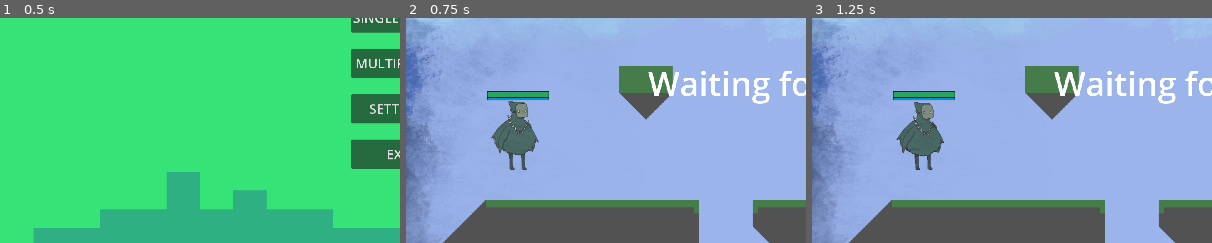
Above: before the commit, frames 1-3 (left to right).
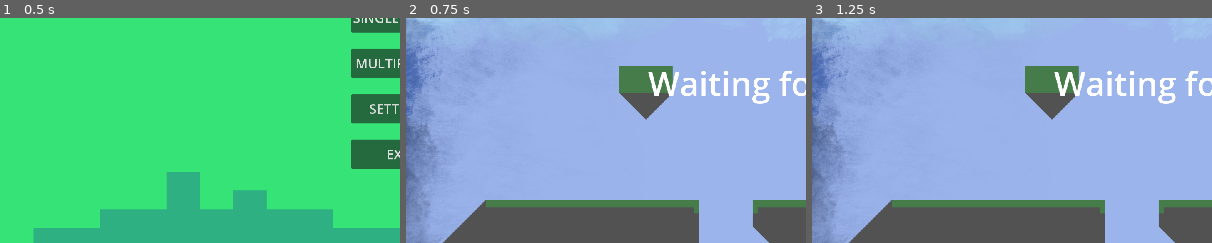
Above: after the commit, the same moments.

Repository: RealityGalaxy/Varis
Game: Godot game, scene res://scenes/menus/main_menu/main_menu.tscn
The game is run twice, just before and just after one commit, with the same random seed, the same clock (stepped at 60 frames per second) and the same inputs. The engine's default icon, where the game draws it, is replaced by a stand-in: a white triangle on a blue panel in a dark square.
Inputs:
- Up to frame 1 (0.5 s): no input
- Up to frame 2 (0.75 s): click "SINGLEPLAYER" at 0.5 s
- Up to frame 3 (1.25 s): no input
The pictures show only the part of the screen within x 0-50%, y 37-87%; the shares and areas given below are measured in that part.

Frame 1 is identical in both runs. In frame 2, 2.5% of the frame differs, in the area x 20-36%, y 32-68%; in frame 3, 2.5%.
Error after the commit: Parse Error: Too few arguments for "earth_basic()" call. Expected at least 5 but received 4. (res://scenes/character/SpellManager.gd:12)

Commit message:
Particless (#19)
* fire/basic/rain added

* Fixed rain location Z=-1

* added two spells

* changed particles

* added last particles

---------

Co-authored-by: ovitoc <tocelisovidijus@gmail.com>
Co-authored-by: RealityGalaxy <54627442+RealityGalaxy@users.noreply.github.com>

Diff:
--- /dev/null
+++ b/Varis/scenes/Rain/Rain.tscn
@@ -0,0 +1,32 @@
+[gd_scene load_steps=4 format=3 uid="uid://dayfxbmtsuqrd"]
+
+[sub_resource type="Gradient" id="Gradient_vl5fy"]
+offsets = PackedFloat32Array(0, 0.639344, 0.942623, 1)
+colors = PackedColorArray(0.260017, 0.479397, 1, 1, 0.351598, 0.5131, 0.999993, 1, 0.570283, 0.68873, 1, 1, 1, 1, 1, 1)
+
+[sub_resource type="GradientTexture1D" id="GradientTexture1D_48s0s"]
+gradient = SubResource("Gradient_vl5fy")
+
+[sub_resource type="ParticleProcessMaterial" id="ParticleProcessMaterial_6r11w"]
+particle_flag_disable_z = true
+emission_shape = 3
+emission_box_extents = Vector3(1000, 1, 1)
+direction = Vector3(-1, 1, 0)
+spread = 0.0
+initial_velocity_min = 200.0
+initial_velocity_max = 300.0
+gravity = Vector3(0, 100, 0)
+scale_min = 2.0
+scale_max = 4.0
+color_ramp = SubResource("GradientTexture1D_48s0s")
+collision_mode = 2
+
+[node name="Rain" type="Node2D"]
+
+[node name="Rain and snow" type="GPUParticles2D" parent="."]
+z_index = -1
+amount = 2000
+process_material = SubResource("ParticleProcessMaterial_6r11w")
+lifetime = 10.0
+speed_scale = 2.0
+fixed_fps = 60
--- a/Varis/scenes/character/Character.gd
+++ b/Varis/scenes/character/Character.gd
@@ -206,6 +206,7 @@
 		emit_signal("health_changed", stats.current_health)
 		if stats.current_health < 0:
 			stats.current_health = 0
+			$CPUParticles2D.emitting = true
 	set_stats(player_num, inst_to_dict(stats))
 
 func increase_damage(amount: float):
--- a/Varis/scenes/character/SpellManager.gd
+++ b/Varis/scenes/character/SpellManager.gd
@@ -8,6 +8,10 @@
 			fire_basic(pos, mouse_position, player, spell)
 		'basic_air':
 			air_basic(pos, mouse_position, player, spell)
+		'basic_earth':
+			earth_basic(pos, mouse_position, player, spell)
+		'basic_water':
+			water_basic(pos, mouse_position, player, spell)
 		_:
 			print('weird shit happened : '+spell)
 
@@ -40,3 +44,25 @@
 	projectile.damage = SpellData.Spells[spell].base_damage * StatManager.get_player_stats(player_num).damage_multiplier
 	projectile.look_at(mouse_position)
 	$Projectiles.add_child(projectile)
+
+func water_basic(pos: Vector2, mouse_position: Vector2, player_num: int, shot_time: float, spell: String):
+	var projectile_scene: PackedScene = preload("res://scenes/projectiles/basic_water/basicwater.tscn")
+	var projectile = projectile_scene.instantiate()
+
+	projectile.position = pos
+	projectile.player = player_num
+	projectile.damage = SpellData.Spells[spell].base_damage * StatManager.get_player_stats(player_num).damage_multiplier
+	projectile.look_at(mouse_position)
+	projectile.sub_tick(Time.get_unix_time_from_system()-shot_time)
+	$Projectiles.add_child(projectile)
+
+func earth_basic(pos: Vector2, mouse_position: Vector2, player_num: int, shot_time: float, spell: String):
+	var projectile_scene: PackedScene = preload("res://scenes/projectiles/basic_earth/basicearth.tscn")
+	var projectile = projectile_scene.instantiate()
+
+	projectile.position = pos
+	projectile.player = player_num
+	projectile.damage = SpellData.Spells[spell].base_damage * StatManager.get_player_stats(player_num).damage_multiplier
+	projectile.look_at(mouse_position)
+	projectile.sub_tick(Time.get_unix_time_from_system()-shot_time)
+	$Projectiles.add_child(projectile)
--- a/Varis/scenes/character/char.tscn
+++ b/Varis/scenes/character/char.tscn
@@ -47,6 +47,10 @@
 
 [sub_resource type="RectangleShape2D" id="RectangleShape2D_uxo01"]
 size = Vector2(70, 271.667)
+
+[sub_resource type="Curve" id="Curve_xgln0"]
+_data = [Vector2(0, 1), 0.0, 0.0, 0, 0, Vector2(1, 0.296703), 0.0, 0.0, 0, 0]
+point_count = 2
 
 [node name="CharacterBody2D" type="CharacterBody2D"]
 position = Vector2(100, 100)
@@ -108,6 +112,20 @@
 [node name="CD5" type="Timer" parent="Cooldowns"]
 one_shot = true
 
+[node name="CPUParticles2D" type="CPUParticles2D" parent="."]
+emitting = false
+amount = 60
+lifetime = 2.0
+one_shot = true
+explosiveness = 1.0
+spread = 180.0
+gravity = Vector2(0, 0)
+initial_velocity_min = 100.0
+initial_velocity_max = 200.0
+scale_amount_min = 3.0
+scale_amount_max = 6.0
+scale_amount_curve = SubResource("Curve_xgln0")
+
 [node name="Dash" type="Timer" parent="Cooldowns"]
 one_shot = true
 
--- a/Varis/scenes/multiplayer/MultiplayerSpawner.gd
+++ b/Varis/scenes/multiplayer/MultiplayerSpawner.gd
@@ -7,6 +7,7 @@
 	spawn_function = spawnPlayer
 	if is_multiplayer_authority():
 		spawn(1)
+		spawn(2)
 
 		multiplayer.peer_connected.connect(spawn)
 		multiplayer.peer_disconnected.connect(removePlayer)
--- a/Varis/scenes/projectiles/basic_air/basicair.tscn
+++ b/Varis/scenes/projectiles/basic_air/basicair.tscn
@@ -1,7 +1,31 @@
-[gd_scene load_steps=4 format=3 uid="uid://dllddisk8kbei"]
+[gd_scene load_steps=9 format=3 uid="uid://dllddisk8kbei"]
 
 [ext_resource type="Script" path="res://scenes/projectiles/Projectile.gd" id="1_w5o2c"]
 [ext_resource type="Texture2D" uid="uid://c380wvdmmtcf2" path="res://icon.svg" id="2_1a1wd"]
+
+[sub_resource type="Gradient" id="Gradient_dhmav"]
+colors = PackedColorArray(1, 0.882246, 0.862196, 1, 1, 1, 0, 1)
+
+[sub_resource type="GradientTexture1D" id="GradientTexture1D_um1rk"]
+gradient = SubResource("Gradient_dhmav")
+
+[sub_resource type="Curve" id="Curve_w471n"]
+_data = [Vector2(0, 1), 0.0, 0.0, 0, 0, Vector2(1, 0.241758), 0.0, 0.0, 0, 0]
+point_count = 2
+
+[sub_resource type="CurveTexture" id="CurveTexture_ek6uv"]
+curve = SubResource("Curve_w471n")
+
+[sub_resource type="ParticleProcessMaterial" id="ParticleProcessMaterial_xd4ii"]
+lifetime_randomness = 0.5
+particle_flag_disable_z = true
+emission_shape = 1
+emission_sphere_radius = 12.0
+gravity = Vector3(0, 0, 0)
+scale_min = 0.5
+scale_max = 2.0
+scale_curve = SubResource("CurveTexture_ek6uv")
+color_ramp = SubResource("GradientTexture1D_um1rk")
 
 [sub_resource type="RectangleShape2D" id="RectangleShape2D_h0u77"]
 size = Vector2(87.5, 23.5)
@@ -10,6 +34,14 @@
 collision_layer = 7
 collision_mask = 7
 script = ExtResource("1_w5o2c")
+
+[node name="GPUParticles2D" type="GPUParticles2D" parent="."]
+position = Vector2(-34, -1)
+amount = 2000
+process_material = SubResource("ParticleProcessMaterial_xd4ii")
+lifetime = 0.2
+speed_scale = 0.5
+fixed_fps = 60
 
 [node name="Sprite2D" type="Sprite2D" parent="."]
 modulate = Color(5.326, 4.142, 2.366, 1)
--- /dev/null
+++ b/Varis/scenes/projectiles/basic_earth/BasicEarth.gd
@@ -0,0 +1,17 @@
+extends Area2D
+
+@export var travel_speed = 600
+@export var damage = 10
+var player = -1
+
+func _physics_process(delta):
+	position += transform.x * travel_speed * delta
+
+func sub_tick(time: float):
+	position += transform.x * travel_speed * time
+
+func _on_body_entered(body):
+	if (body is PlayerChar and body.player_num != player) or not body is PlayerChar:
+		if body is PlayerChar:
+			body.take_damage(damage)
+		queue_free()
--- /dev/null
+++ b/Varis/scenes/projectiles/basic_earth/basicearth.tscn
@@ -0,0 +1,56 @@
+[gd_scene load_steps=9 format=3 uid="uid://c3p111ek5k20k"]
+
+[ext_resource type="Script" path="res://scenes/projectiles/Projectile.gd" id="1_n8fjg"]
+[ext_resource type="Texture2D" uid="uid://c380wvdmmtcf2" path="res://icon.svg" id="2_pchwa"]
+
+[sub_resource type="Gradient" id="Gradient_w1wgm"]
+colors = PackedColorArray(0.339955, 0.260861, 0.0951946, 1, 0, 0, 0, 1)
+
+[sub_resource type="GradientTexture1D" id="GradientTexture1D_snwpg"]
+gradient = SubResource("Gradient_w1wgm")
+
+[sub_resource type="Curve" id="Curve_nkacv"]
+_data = [Vector2(0, 1), 0.0, 0.0, 0, 0, Vector2(1, 0.241758), 0.0, 0.0, 0, 0]
+point_count = 2
+
+[sub_resource type="CurveTexture" id="CurveTexture_5agml"]
+curve = SubResource("Curve_nkacv")
+
+[sub_resource type="ParticleProcessMaterial" id="ParticleProcessMaterial_sajk5"]
+lifetime_randomness = 0.5
+particle_flag_disable_z = true
+emission_shape = 1
+emission_sphere_radius = 35.0
+gravity = Vector3(0, 0, 0)
+scale_min = 0.5
+scale_max = 3.0
+scale_curve = SubResource("CurveTexture_5agml")
+color_ramp = SubResource("GradientTexture1D_snwpg")
+
+[sub_resource type="RectangleShape2D" id="RectangleShape2D_h0u77"]
+size = Vector2(20, 18)
+
+[node name="Projectile" type="Area2D"]
+collision_layer = 7
+collision_mask = 7
+script = ExtResource("1_n8fjg")
+
+[node name="GPUParticles2D" type="GPUParticles2D" parent="."]
+position = Vector2(-4, 0)
+scale = Vector2(0.15625, 0.140625)
+amount = 200
+process_material = SubResource("ParticleProcessMaterial_sajk5")
+lifetime = 0.1
+speed_scale = 2.0
+fixed_fps = 60
+
+[node name="Sprite2D" type="Sprite2D" parent="."]
+modulate = Color(0.329412, 0.203922, 0.133333, 1)
+self_modulate = Color(1, 0.6, 0, 1)
+scale = Vector2(0.15625, 0.140625)
+texture = ExtResource("2_pchwa")
+
+[node name="CollisionShape2D" type="CollisionShape2D" parent="."]
+shape = SubResource("RectangleShape2D_h0u77")
+
+[connection signal="body_entered" from="." to="." method="_on_body_entered"]
--- a/Varis/scenes/projectiles/basic_fire/basicfire.tscn
+++ b/Varis/scenes/projectiles/basic_fire/basicfire.tscn
@@ -1,7 +1,30 @@
-[gd_scene load_steps=4 format=3 uid="uid://be5o63enulwgv"]
+[gd_scene load_steps=9 format=3 uid="uid://be5o63enulwgv"]
 
 [ext_resource type="Script" path="res://scenes/projectiles/Projectile.gd" id="1_dqsyf"]
 [ext_resource type="Texture2D" uid="uid://c380wvdmmtcf2" path="res://icon.svg" id="2_2ixxj"]
+
+[sub_resource type="Gradient" id="Gradient_8hfyp"]
+colors = PackedColorArray(1, 0, 0, 1, 1, 1, 0, 1)
+
+[sub_resource type="GradientTexture1D" id="GradientTexture1D_q21au"]
+gradient = SubResource("Gradient_8hfyp")
+
+[sub_resource type="Curve" id="Curve_3lo2g"]
+_data = [Vector2(0, 1), 0.0, 0.0, 0, 0, Vector2(1, 0.241758), 0.0, 0.0, 0, 0]
+point_count = 2
+
+[sub_resource type="CurveTexture" id="CurveTexture_j1ybt"]
+curve = SubResource("Curve_3lo2g")
+
+[sub_resource type="ParticleProcessMaterial" id="ParticleProcessMaterial_ynjqu"]
+particle_flag_disable_z = true
+emission_shape = 1
+emission_sphere_radius = 20.0
+gravity = Vector3(0, 0, 0)
+scale_min = 0.5
+scale_max = 2.0
+scale_curve = SubResource("CurveTexture_j1ybt")
+color_ramp = SubResource("GradientTexture1D_q21au")
 
 [sub_resource type="RectangleShape2D" id="RectangleShape2D_h0u77"]
 size = Vector2(89, 37)
@@ -10,6 +33,13 @@
 collision_layer = 7
 collision_mask = 7
 script = ExtResource("1_dqsyf")
+
+[node name="GPUParticles2D" type="GPUParticles2D" parent="."]
+amount = 4000
+process_material = SubResource("ParticleProcessMaterial_ynjqu")
+lifetime = 0.5
+speed_scale = 2.0
+fixed_fps = 60
 
 [node name="Sprite2D" type="Sprite2D" parent="."]
 modulate = Color(1, 0, 0, 1)
--- /dev/null
+++ b/Varis/scenes/projectiles/basic_water/BasicWater.gd
@@ -0,0 +1,17 @@
+extends Area2D
+
+@export var travel_speed = 600
+@export var damage = 10
+var player = -1
+
+func _physics_process(delta):
+	position += transform.x * travel_speed * delta
+
+func sub_tick(time: float):
+	position += transform.x * travel_speed * time
+
+func _on_body_entered(body):
+	if (body is PlayerChar and body.player_num != player) or not body is PlayerChar:
+		if body is PlayerChar:
+			body.take_damage(damage)
+		queue_free()
--- /dev/null
+++ b/Varis/scenes/projectiles/basic_water/basicwater.tscn
@@ -0,0 +1,53 @@
+[gd_scene load_steps=9 format=3 uid="uid://cljl7hrhobsxc"]
+
+[ext_resource type="Script" path="res://scenes/projectiles/Projectile.gd" id="1_0urbo"]
+[ext_resource type="Texture2D" uid="uid://c380wvdmmtcf2" path="res://icon.svg" id="2_tk6rt"]
+
+[sub_resource type="Gradient" id="Gradient_h5m5u"]
+colors = PackedColorArray(0.109734, 0.55038, 0.90215, 1, 0.929124, 0.962768, 1, 1)
+
+[sub_resource type="GradientTexture1D" id="GradientTexture1D_yagsf"]
+gradient = SubResource("Gradient_h5m5u")
+
+[sub_resource type="Curve" id="Curve_bud74"]
+_data = [Vector2(0, 1), 0.0, 0.0, 0, 0, Vector2(1, 0.241758), 0.0, 0.0, 0, 0]
+point_count = 2
+
+[sub_resource type="CurveTexture" id="CurveTexture_xfqbj"]
+curve = SubResource("Curve_bud74")
+
+[sub_resource type="ParticleProcessMaterial" id="ParticleProcessMaterial_jgk7l"]
+particle_flag_disable_z = true
+emission_shape = 1
+emission_sphere_radius = 10.0
+gravity = Vector3(0, 0, 0)
+scale_min = 0.5
+scale_max = 3.0
+scale_curve = SubResource("CurveTexture_xfqbj")
+color_ramp = SubResource("GradientTexture1D_yagsf")
+
+[sub_resource type="RectangleShape2D" id="RectangleShape2D_h0u77"]
+size = Vector2(140, 12)
+
+[node name="Projectile" type="Area2D"]
+collision_layer = 7
+collision_mask = 7
+script = ExtResource("1_0urbo")
+
+[node name="GPUParticles2D" type="GPUParticles2D" parent="."]
+position = Vector2(-62, 1)
+amount = 500
+process_material = SubResource("ParticleProcessMaterial_jgk7l")
+lifetime = 0.5
+speed_scale = 5.0
+fixed_fps = 60
+
+[node name="Sprite2D" type="Sprite2D" parent="."]
+modulate = Color(0, 0.788235, 1, 1)
+scale = Vector2(1.09375, 0.09375)
+texture = ExtResource("2_tk6rt")
+
+[node name="CollisionShape2D" type="CollisionShape2D" parent="."]
+shape = SubResource("RectangleShape2D_h0u77")
+
+[connection signal="body_entered" from="." to="." method="_on_body_entered"]
--- a/Varis/scenes/projectiles/projectile.tscn
+++ b/Varis/scenes/projectiles/projectile.tscn
@@ -1,7 +1,30 @@
-[gd_scene load_steps=4 format=3 uid="uid://dywddbq0vxwmx"]
+[gd_scene load_steps=9 format=3 uid="uid://dywddbq0vxwmx"]
 
 [ext_resource type="Script" path="res://scenes/projectiles/Projectile.gd" id="1_13q56"]
 [ext_resource type="Texture2D" uid="uid://c380wvdmmtcf2" path="res://icon.svg" id="2_f0vah"]
+
+[sub_resource type="Gradient" id="Gradient_t2rnw"]
+colors = PackedColorArray(0.317178, 0.000423984, 0.42079, 1, 0.988235, 0.462745, 0.945098, 1)
+
+[sub_resource type="GradientTexture1D" id="GradientTexture1D_6mgv3"]
+gradient = SubResource("Gradient_t2rnw")
+
+[sub_resource type="Curve" id="Curve_qbqus"]
+_data = [Vector2(0, 1), 0.0, 0.0, 0, 0, Vector2(1, 0.241758), 0.0, 0.0, 0, 0]
+point_count = 2
+
+[sub_resource type="CurveTexture" id="CurveTexture_p467f"]
+curve = SubResource("Curve_qbqus")
+
+[sub_resource type="ParticleProcessMaterial" id="ParticleProcessMaterial_nymat"]
+particle_flag_disable_z = true
+emission_shape = 1
+emission_sphere_radius = 10.0
+gravity = Vector3(0, 0, 0)
+scale_min = 0.5
+scale_max = 3.0
+scale_curve = SubResource("CurveTexture_p467f")
+color_ramp = SubResource("GradientTexture1D_6mgv3")
 
 [sub_resource type="RectangleShape2D" id="RectangleShape2D_h0u77"]
 size = Vector2(78, 22)
@@ -11,7 +34,15 @@
 collision_mask = 7
 script = ExtResource("1_13q56")
 
+[node name="GPUParticles2D" type="GPUParticles2D" parent="."]
+position = Vector2(-28, 1)
+amount = 500
+process_material = SubResource("ParticleProcessMaterial_nymat")
+lifetime = 0.2
+fixed_fps = 60
+
 [node name="Sprite2D" type="Sprite2D" parent="."]
+modulate = Color(0.701961, 0.32549, 1, 1)
 scale = Vector2(0.601563, 0.167969)
 texture = ExtResource("2_f0vah")
 
Not shown: 1 places in Varis/scenes/character/char.tscn that only renumber resources
